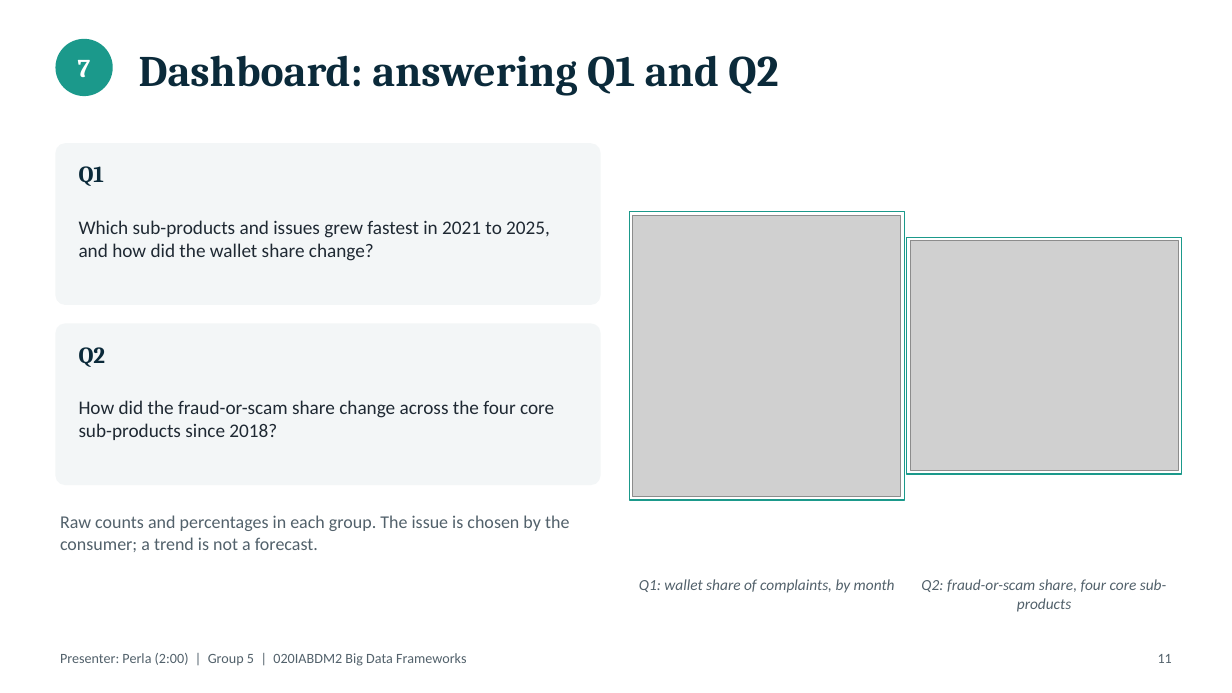
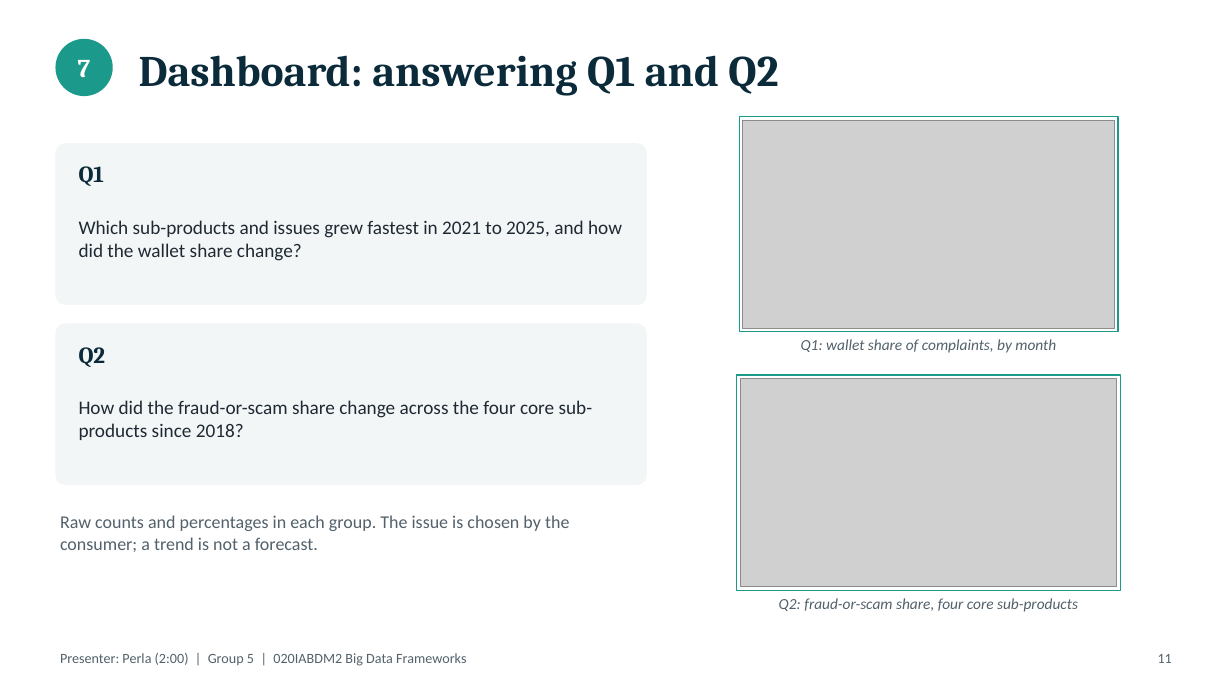
Before and after one commit to Joseph-Nasr-USJ/cfpb-money-transfers-platform, a slide deck: slide 11 of docs/presentation/slides_draft.pptx. Drawn at 1232x693 pixels with LibreOffice and Linux fonts; fonts in the diff are those of the drawing; grey boxes stand for pictures. Boxes give left, top, right and bottom in pixels: in the first picture for what was removed or moved away, otherwise in the second. Text is boxed around its words. In the diff, an @@ line names an element or a change of style, - is before the commit and + after.

```diff
--- a/docs/presentation/slides_draft.pptx
+++ b/docs/presentation/slides_draft.pptx
@@ rectangle: place and size @@
-rectangle at bbox=[629, 212, 905, 500]
+rectangle at bbox=[739, 116, 1118, 332]
@@ rounded rectangle: place and size @@
-rounded rectangle at bbox=[55, 143, 601, 305]
+rounded rectangle at bbox=[55, 143, 647, 305]
@@ picture added at bbox=[743, 120, 1115, 328] @@
@@ text "Which sub-products and issues grew ..." rewrapped from bbox=[79, 220, 550, 261] to bbox=[79, 220, 622, 261] @@
@@ picture removed at bbox=[633, 215, 901, 496] @@
@@ picture removed at bbox=[910, 241, 1178, 470] @@
@@ rounded rectangle: place and size @@
-rounded rectangle at bbox=[55, 323, 601, 485]
+rounded rectangle at bbox=[55, 323, 647, 485]
@@ text "Q1: wallet share of complaints, ...": place and size @@
-text "Q1: wallet share of complaints, ..." at bbox=[639, 579, 895, 593]
+text "Q1: wallet share of complaints, ..." at bbox=[801, 339, 1056, 353]
@@ rectangle: place and size @@
-rectangle at bbox=[907, 238, 1182, 474]
+rectangle at bbox=[737, 375, 1120, 591]
@@ picture added at bbox=[740, 379, 1116, 587] @@
@@ text "How did the fraud-or-scam share ..." rewrapped from bbox=[79, 400, 554, 440] to bbox=[79, 400, 593, 440] @@
@@ text "Q2: fraud-or-scam share, four core ..." rewrapped from bbox=[921, 579, 1166, 612] to bbox=[779, 598, 1078, 612] @@
```
Also in this commit, not shown: 8 other files.
